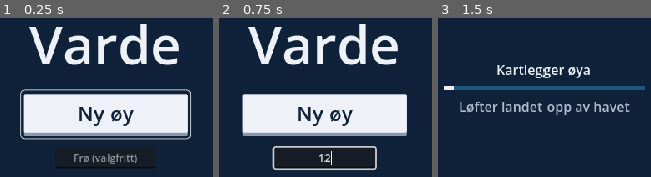
Above: before the commit, frames 1-3 (left to right).
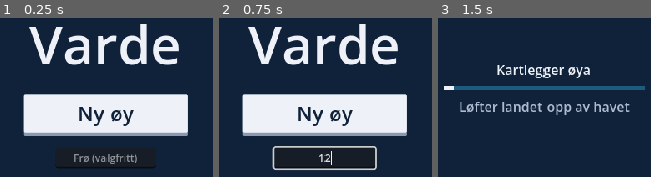
Above: after the commit, the same moments.

Repository: stommeras/varde
Game: Godot game, scene res://game/title_screen.tscn
The game is run twice, just before and just after one commit, with the same random seed, the same clock (stepped at 60 frames per second) and the same inputs.
Inputs (mouse positions are in pixels of both pictures, inside the frame that each line leads up to):
- Up to frame 1 (0.25 s): no input
- Up to frame 2 (0.75 s): click (325, 157) at 0.52 s; type "12" at 0.6 s
- Up to frame 3 (1.5 s): click "Ny øy" at 1.25 s

The runs differ from the first frame. In frame 1, 2.3% of the frame differs, in the area x 9-90%, y 44-77%; in frame 2, nothing differs; in frame 3, nothing differs.

Commit message:
fix: show the start button's focus ring only after keyboard navigation
Co-Authored-By: Claude Opus 5.5 <noreply@anthropic.com>

Diff:
--- a/game/title_screen.gd
+++ b/game/title_screen.gd
@@ -65,7 +65,8 @@
 	_seed_field.add_theme_font_size_override("font_size", 12)
 	_seed_field.text_submitted.connect(_start.unbind(1))
 	column.add_child(_seed_field)
-	new_island.grab_focus()
+	# Hidden until the player tabs or uses the arrow keys, like focus-visible on the web.
+	new_island.grab_focus(true)
 
 	# Clear, so the veil does the dimming and can fade.
 	_loader.cover_alpha = 0.0
@@ -80,7 +81,7 @@
 	button.add_theme_stylebox_override("hover", KeyStyle.new(0, 3))
 	button.add_theme_stylebox_override("pressed", KeyStyle.new(KeyStyle.LIP - 1, 2))
 	button.add_theme_stylebox_override("hover_pressed", button.get_theme_stylebox("pressed"))
-	# A ring outside the outline, so keyboard focus still shows.
+	# A ring outside the outline, shown only after keyboard navigation.
 	var focus := StyleBoxFlat.new()
 	focus.draw_center = false
 	focus.border_color = Ramps.RAMPS[Ramps.Terrain.SNOW][3]
@@ -96,7 +97,7 @@
 func _gui_input(event: InputEvent) -> void:
 	var click := event as InputEventMouseButton
 	if click != null and click.pressed and _seed_field.has_focus():
-		_new_island.grab_focus()
+		_new_island.grab_focus(true)
 
 
 func _start() -> void:
